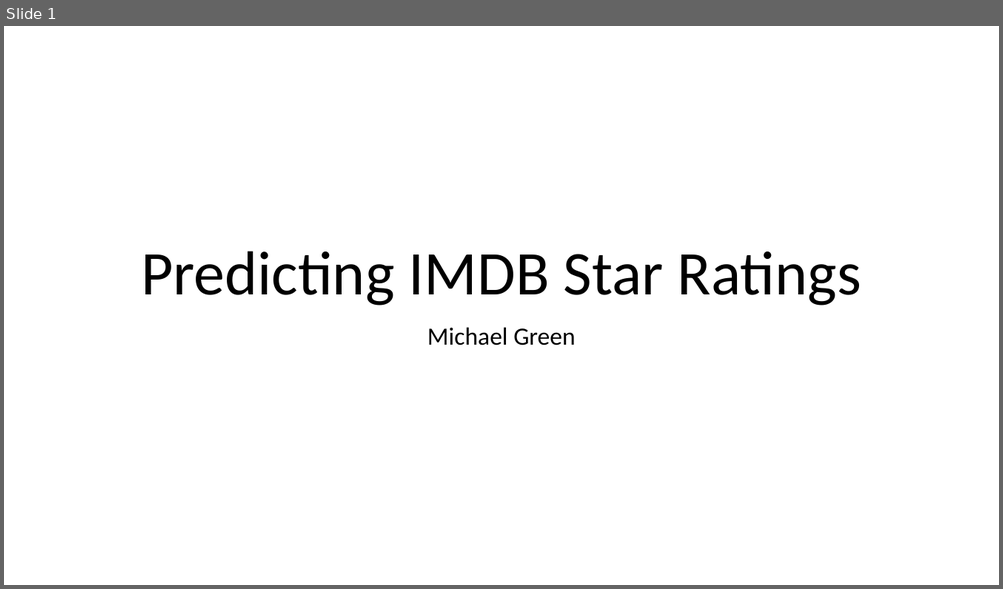
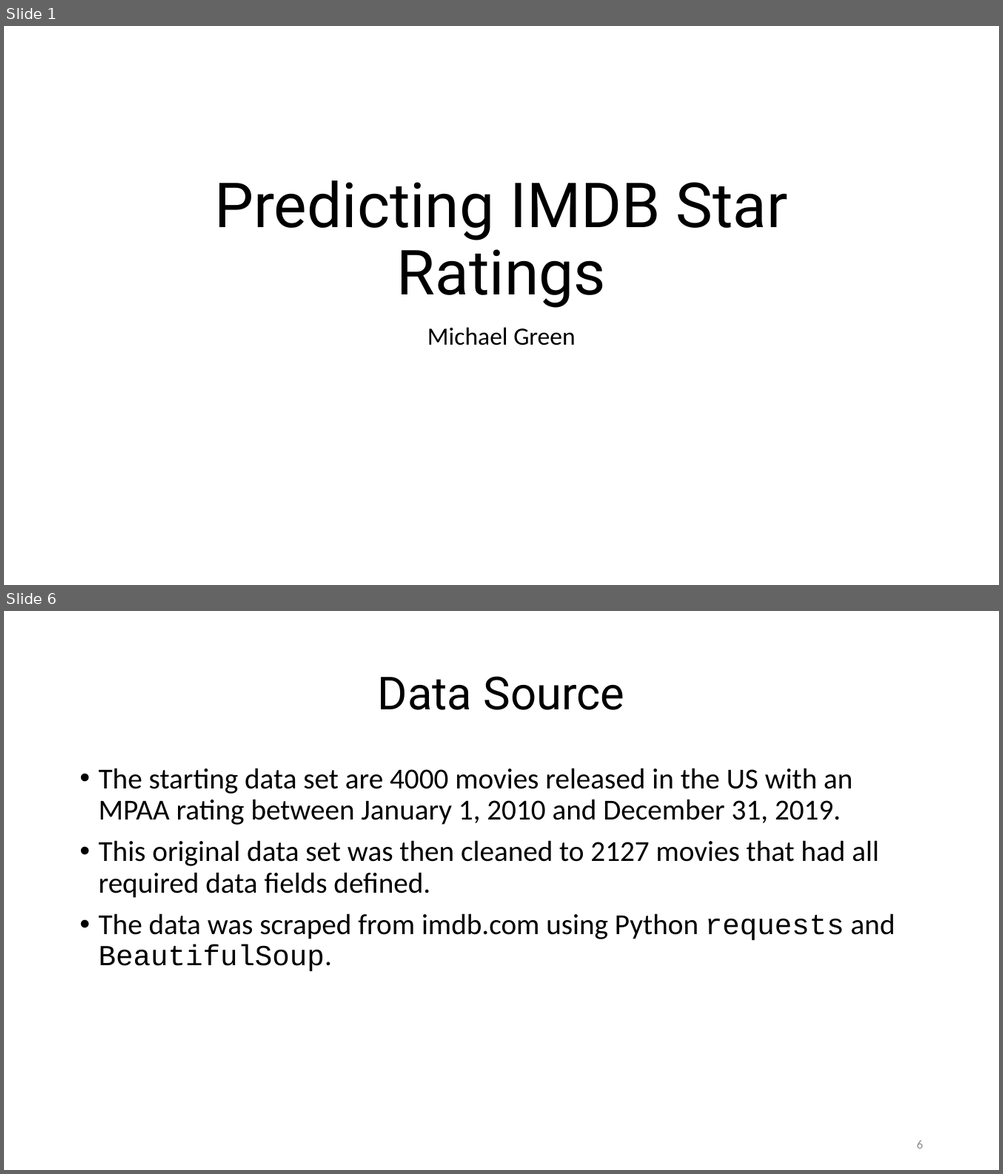
Before and after one commit to michael-a-green/Metis_Project2, a slide deck: Michael_Green_Metis_Project2.pptx. Shown one above the other, each under a label of ours: slide 1 before the commit, slides 1 and 6 after it; the slides between them are not shown. The pictures are 1003x589 and 1003x1174 pixels, drawn with LibreOffice and Linux fonts; fonts in the diff are those of the drawing. Boxes give left, top, right and bottom in pixels: in the first picture for what was removed or moved away, otherwise in the second. Text is boxed around its words. In the diff, an @@ line names an element or a change of style, - is before the commit and + after.

```diff
--- a/Michael_Green_Metis_Project2.pptx
+++ b/Michael_Green_Metis_Project2.pptx
@@ slide 6 added at [4, 611, 999, 1170], background #FFFFFF @@
@@ title added at [378, 676, 625, 710], 44 pt, text #000000 @@
+Data Source
@@ text added at [99, 768, 895, 971], 28 pt, text #000000 @@
+• The starting data set are 4000 movies released in the US with an MPAA rating between January 1, 2010 and December 31, 2019.
+• This original data set was then cleaned to 2127 movies that had all required data fields defined.
+• The data was scraped from imdb.com using Python requests and BeautifulSoup.
@@ page number added at [916, 1141, 922, 1149], 12 pt, text #8C8C8C @@
+6
@@ slide 1 changed as well @@
@@ title "Predicting IMDB Star Ratings" at [214, 181, 788, 308]: font Calibri to Roboto @@
```
Also in this commit, not shown: 14 other slides added, 1 slide removed, 2 other files.
